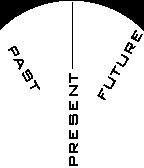
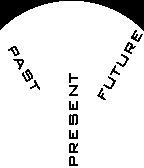
Layers edited between the first and the second (144, 168) image:
painted on "Hintergrund" over [72, 2, 73, 69]
